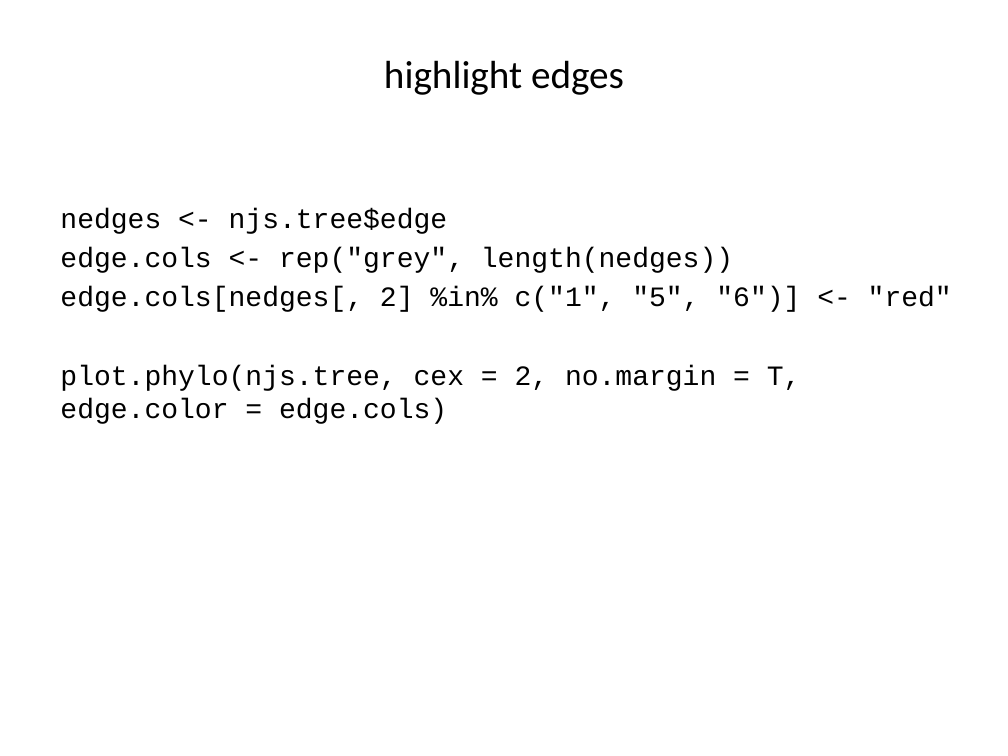
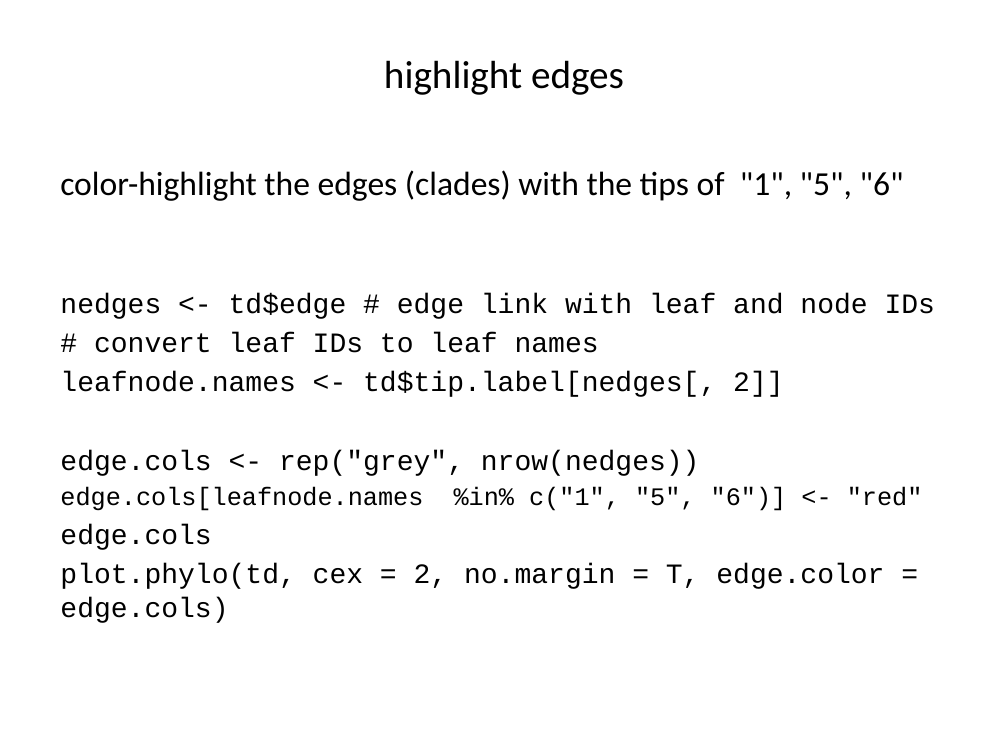
Before and after one commit to liu3zhenlab/teaching, a slide deck: slide 18 of PLPTH813Bioinformatis/2019/labs/lab08_phylogeny.pptx. Drawn at 1008x756 pixels with LibreOffice and Linux fonts; fonts in the diff are those of the drawing. Boxes give left, top, right and bottom in pixels: in the first picture for what was removed or moved away, otherwise in the second. Text is boxed around its words. In the diff, an @@ line names an element or a change of style, - is before the commit and + after.

Commit message:
lab08 - phylogeny_update

```diff
--- a/PLPTH813Bioinformatis/2019/labs/lab08_phylogeny.pptx
+++ b/PLPTH813Bioinformatis/2019/labs/lab08_phylogeny.pptx
@@ text added at [60, 170, 904, 201], 24 pt, text #000000 @@
+color-highlight the edges (clades) with the tips of "1", "5", "6"
@@ text at [60, 293, 935, 623]: text changed @@
-nedges <- njs.tree$edge
-edge.cols <- rep("grey", length(nedges))
-edge.cols[nedges[, 2] %in% c("1", "5", "6")] <- "red"
-plot.phylo(njs.tree, cex = 2, no.margin = T, edge.color = edge.cols)
+nedges <- td$edge # edge link with leaf and node IDs
+# convert leaf IDs to leaf names
+leafnode.names <- td$tip.label[nedges[, 2]]
+edge.cols <- rep("grey", nrow(nedges))
+edge.cols[leafnode.names %in% c("1", "5", "6")] <- "red"
+edge.cols
+plot.phylo(td, cex = 2, no.margin = T, edge.color = edge.cols)
```
Also in this commit, not shown: 3 other slides changed.
